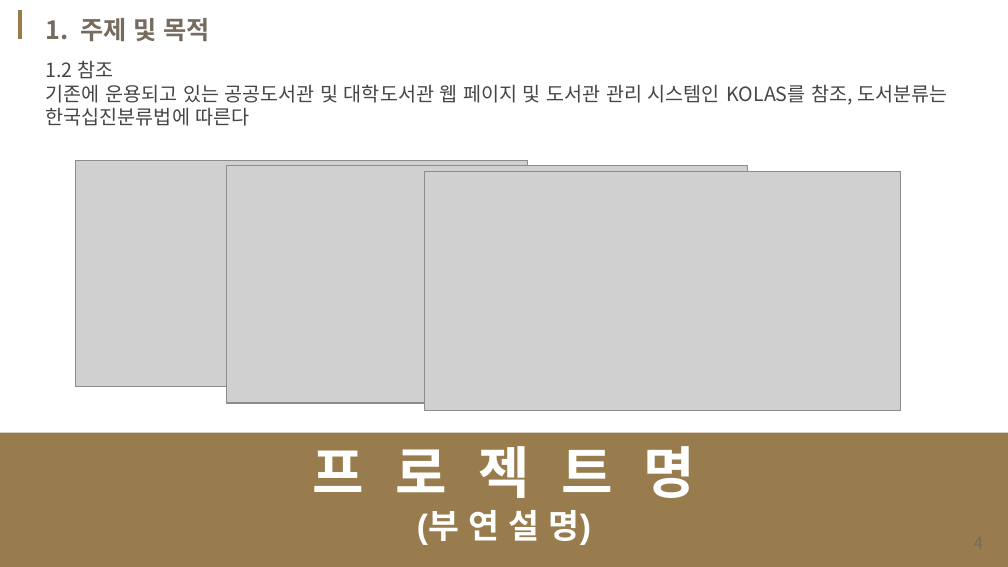
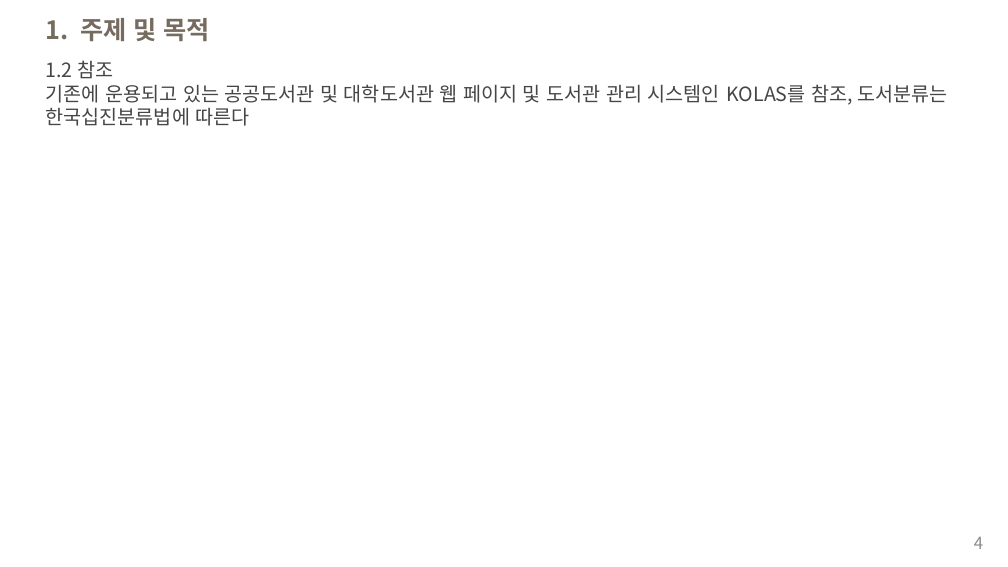
Before and after one commit to houn7145/class, a slide deck: slide 4 of project/EX/ppt가본.pptx. Drawn at 1008x567 pixels with LibreOffice and Linux fonts; fonts in the diff are those of the drawing; grey boxes stand for pictures; background and template pictures are left out. Boxes give left, top, right and bottom in pixels: in the first picture for what was removed or moved away, otherwise in the second. Text is boxed around its words. In the diff, an @@ line names an element or a change of style, - is before the commit and + after.

```diff
--- a/project/EX/ppt가본.pptx
+++ b/project/EX/ppt가본.pptx
@@ line removed from (20, 10) to (20, 39) @@
@@ picture removed at (76, 160, 528, 386) @@
@@ picture removed at (226, 166, 747, 403) @@
@@ picture removed at (424, 171, 900, 410) @@
@@ rectangle removed at (0, 432, 1008, 567) @@
@@ text removed at (313, 446, 696, 545) @@
-프 로 젝 트 명
-(부 연 설 명)
@@ page number at (974, 537, 983, 549): text colour #756B5F to #8C8C8C @@
```
Also in this commit, not shown: 21 other slides changed, 2 slides added, 2 slides removed, 9 other files.
